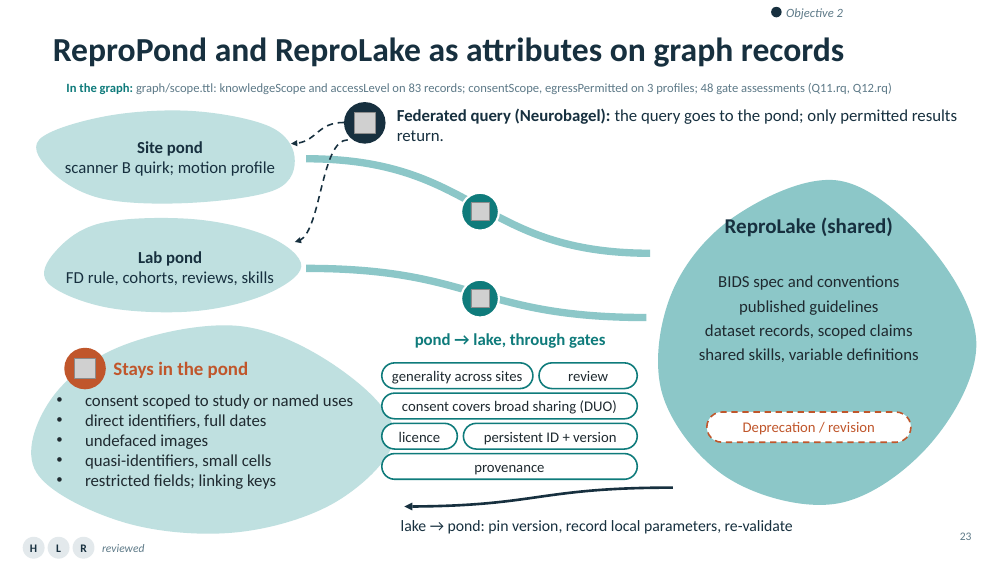
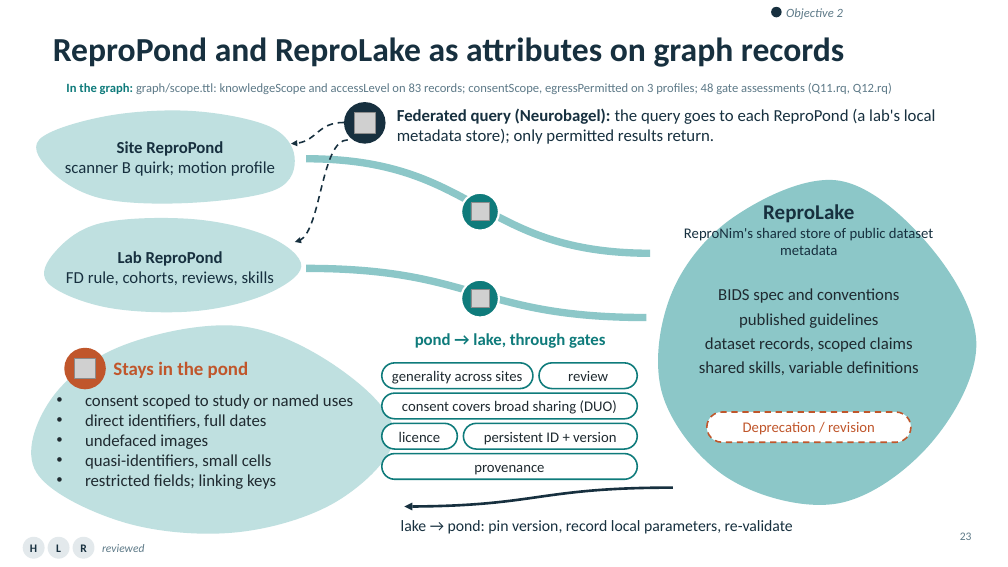
Before and after one commit to ReproNim/llm-workshop-kg, a slide deck: slide 23 of slides/Knowledge_Graphs_Skills_Neuroimaging_v4.pptx. Drawn at 1008x567 pixels with LibreOffice and Linux fonts; fonts in the diff are those of the drawing; grey boxes stand for pictures; background and template pictures are left out. Boxes give left, top, right and bottom in pixels: in the first picture for what was removed or moved away, otherwise in the second. Text is boxed around its words. In the diff, an @@ line names an element or a change of style, - is before the commit and + after.

```diff
--- a/slides/Knowledge_Graphs_Skills_Neuroimaging_v4.pptx
+++ b/slides/Knowledge_Graphs_Skills_Neuroimaging_v4.pptx
@@ text at (397, 108, 935, 144): text changed @@
-Federated query (Neurobagel): the query goes to the pond; only permitted results return.
+Federated query (Neurobagel): the query goes to each ReproPond (a lab's local metadata store); only permitted results return.
@@ text at (117, 141, 223, 156): text changed @@
-Site pond
+Site ReproPond
@@ text at (684, 204, 933, 255): text changed; size 20 to 14 pt; bold off @@
-ReproLake (shared)
+ReproLake
+ReproNim's shared store of public dataset metadata
@@ text at (118, 251, 223, 266): text changed @@
-Lab pond
+Lab ReproPond
@@ text "BIDS spec and conventions": place and size @@
-text "BIDS spec and conventions" at (699, 275, 919, 362)
+text "BIDS spec and conventions" at (699, 288, 919, 375)
```
Also in this commit, not shown: 25 other slides changed, 1 slide added, 2 other files.
